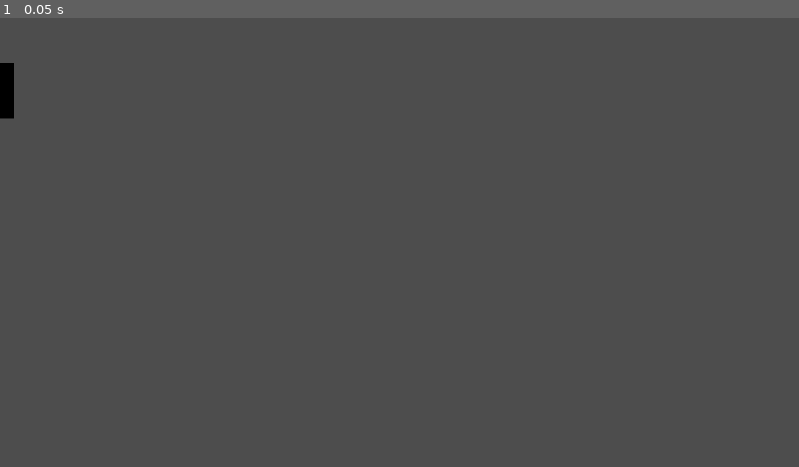
Above: before the commit, frame 1.
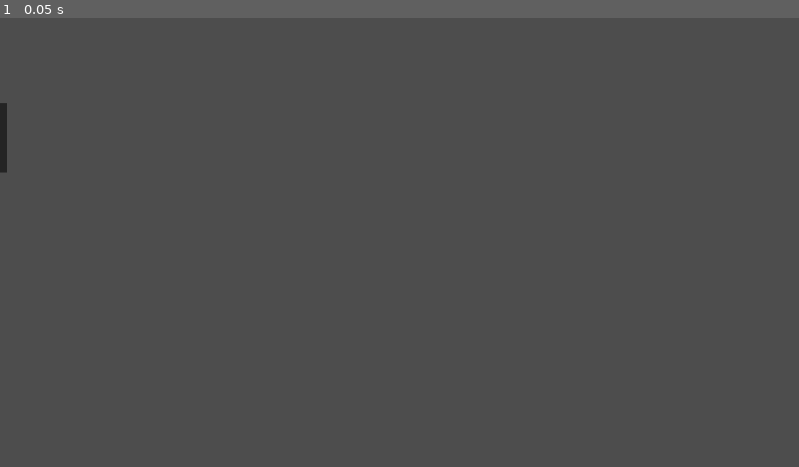
Above: after the commit, the same moment.

Repository: cgsdev0/giggle-groove
Game: Godot game, scene res://main.tscn
Same seed, same stepped clock (60 frames per second), same inputs: the game is played once before the commit and once after it.
Inputs:
- Up to frame 1 (0.05 s): no input

The runs differ from the first frame. In frame 1, 0.3% of the frame differs, in the area x 0-2%, y 10-35%.
Error before the commit: Cannot call method 'get_length' on a null value. (res://not_joke.gd:18)
Error after the commit: Cannot call method 'get_length' on a null value. (res://not_joke.gd:21)

Commit message:
is this gameplay?

Diff:
--- a/main.tscn
+++ b/main.tscn
@@ -1,5 +1,6 @@
-[gd_scene load_steps=3 format=3 uid="uid://ssg014ypuveb"]
+[gd_scene load_steps=4 format=3 uid="uid://ssg014ypuveb"]
 
+[ext_resource type="Theme" uid="uid://cma485vc1b1ab" path="res://joke.theme" id="1_agnvs"]
 [ext_resource type="Script" path="res://not_joke.gd" id="1_c476h"]
 [ext_resource type="Resource" uid="uid://cmg0kr0heauom" path="res://jokes/chicken.txt" id="2_1ln6f"]
 
@@ -9,24 +10,12 @@
 layout_mode = 3
 anchor_top = 0.151235
 anchor_right = 1.0
-anchor_bottom = 1.0
+anchor_bottom = 0.395062
 grow_horizontal = 2
 grow_vertical = 2
+theme = ExtResource("1_agnvs")
 script = ExtResource("1_c476h")
 joke = ExtResource("2_1ln6f")
-metadata/_edit_use_anchors_ = true
-
-[node name="Cursor" type="Control" parent="Control"]
-anchors_preset = 0
-offset_top = -33.0
-offset_right = 40.0
-offset_bottom = 40.0
-
-[node name="Bar" type="ColorRect" parent="Control/Cursor"]
-layout_mode = 0
-offset_right = 20.0
-offset_bottom = 80.0
-color = Color(0, 0, 0, 1)
 metadata/_edit_use_anchors_ = true
 
 [node name="AudioStreamPlayer" type="AudioStreamPlayer" parent="Control"]
@@ -38,3 +27,17 @@
 anchor_bottom = 1.0
 grow_horizontal = 2
 grow_vertical = 2
+
+[node name="Cursor" type="Control" parent="Control"]
+layout_mode = 1
+anchors_preset = 9
+anchor_bottom = 1.0
+grow_vertical = 2
+
+[node name="Bar" type="ColorRect" parent="Control/Cursor"]
+layout_mode = 0
+offset_left = -10.0
+offset_top = 25.0
+offset_right = 10.0
+offset_bottom = 125.0
+color = Color(0, 0, 0, 0.533333)
--- a/not_joke.gd
+++ b/not_joke.gd
@@ -11,25 +11,39 @@
 		$Words.remove_child(child)
 		child.queue_free()
 
+	var shift = 0
+	var last_anchor_right = 0.0
 	for label in joke.labels:
 		var p = Panel.new()
 		p.set_script(JokeWord)
 		p.controller = self
+		p.label = label
 		p.anchor_left = label.start / joke.audio.get_length()
-		p.anchor_right = 1 # label.end / joke.audio.get_length()
+		p.anchor_right = label.end / joke.audio.get_length()
+		if (p.anchor_left < last_anchor_right || randf_range(1.0, 100.0) < 50.0):
+			shift = (shift + 1) % 2
+		p.row = shift
+		p.anchor_top = 0.1 + shift * 0.3
+		p.anchor_bottom = 0.4 + shift * 0.3
 		var l = RichTextLabel.new()
+		l.autowrap_mode = TextServer.AUTOWRAP_OFF
 		l.fit_content = true
 		l.scroll_active = false
 		l.layout_mode = 1
 		l.anchors_preset = Control.LayoutPreset.PRESET_FULL_RECT
 		l.bbcode_enabled = true
-		var text = "[color=red]" + label.label[0] + "[/color]" + label.label.substr(1)
-		l.text = text
 		p.add_child(l)
 		$Words.add_child(p)
+		last_anchor_right = p.anchor_right
 	$AudioStreamPlayer.stream = joke.audio
+	await get_tree().create_timer(1.0).timeout
 	$AudioStreamPlayer.play()
 
+func _unhandled_key_input(event):
+	if event.is_action_pressed("row0"):
+		print("MISCLICK")
+	if event.is_action_pressed("row1"):
+		print("MISCLICK")
 
 func get_progress():
 	return $AudioStreamPlayer.get_playback_position() / joke.audio.get_length()
--- a/project.godot
+++ b/project.godot
@@ -20,6 +20,23 @@
 
 enabled=PackedStringArray("res://addons/label_importer/plugin.cfg")
 
+[input]
+
+row0={
+"deadzone": 0.5,
+"events": [Object(InputEventKey,"resource_local_to_scene":false,"resource_name":"","device":-1,"window_id":0,"alt_pressed":false,"shift_pressed":false,"ctrl_pressed":false,"meta_pressed":false,"pressed":false,"keycode":0,"physical_keycode":90,"key_label":0,"unicode":122,"echo":false,"script":null)
+, Object(InputEventKey,"resource_local_to_scene":false,"resource_name":"","device":-1,"window_id":0,"alt_pressed":false,"shift_pressed":false,"ctrl_pressed":false,"meta_pressed":false,"pressed":false,"keycode":0,"physical_keycode":49,"key_label":0,"unicode":49,"echo":false,"script":null)
+, Object(InputEventKey,"resource_local_to_scene":false,"resource_name":"","device":-1,"window_id":0,"alt_pressed":false,"shift_pressed":false,"ctrl_pressed":false,"meta_pressed":false,"pressed":false,"keycode":0,"physical_keycode":65,"key_label":0,"unicode":97,"echo":false,"script":null)
+]
+}
+row1={
+"deadzone": 0.5,
+"events": [Object(InputEventKey,"resource_local_to_scene":false,"resource_name":"","device":-1,"window_id":0,"alt_pressed":false,"shift_pressed":false,"ctrl_pressed":false,"meta_pressed":false,"pressed":false,"keycode":0,"physical_keycode":88,"key_label":0,"unicode":120,"echo":false,"script":null)
+, Object(InputEventKey,"resource_local_to_scene":false,"resource_name":"","device":-1,"window_id":0,"alt_pressed":false,"shift_pressed":false,"ctrl_pressed":false,"meta_pressed":false,"pressed":false,"keycode":0,"physical_keycode":50,"key_label":0,"unicode":50,"echo":false,"script":null)
+, Object(InputEventKey,"resource_local_to_scene":false,"resource_name":"","device":-1,"window_id":0,"alt_pressed":false,"shift_pressed":false,"ctrl_pressed":false,"meta_pressed":false,"pressed":false,"keycode":0,"physical_keycode":68,"key_label":0,"unicode":100,"echo":false,"script":null)
+]
+}
+
 [rendering]
 
 renderer/rendering_method="gl_compatibility"
--- a/scripts/joke_word.gd
+++ b/scripts/joke_word.gd
@@ -2,12 +2,62 @@
 
 
 var controller: JokeController
+var label: AudioLabel
+
+var highlighted = false
+var row = 0
+var string_size
+var hit = false
+var missed = false
 # Called when the node enters the scene tree for the first time.
 func _ready():
-	pass # Replace with function body.
+	var l = get_child(0)
+	string_size = l.get_theme_font("font").get_string_size(label.label, HORIZONTAL_ALIGNMENT_LEFT, -1, l.get_theme_font_size("font_size"))
+	var initial_size = anchor_right - anchor_left
+	var min_size = (string_size.x + 16) / controller.get_rect().size.x
+	if min_size > initial_size:
+		anchor_right = anchor_left + min_size
 
+	default_text()
 
-# Called every frame. 'delta' is the elapsed time since the previous frame.
+func default_text():
+	var text = label.label # "[color=red]" + label.label[0] + "[/color]" + label.label.substr(1)
+	get_child(0).text = text
+
+func highlight_text():
+	var text = "[color=yellow]" + label.label + "[/color]"
+	get_child(0).text = text
+
+const SLOP = 0.01
+func _input(event):
+	if get_viewport().is_input_handled():
+		return
+	# input handler for hitting the right key
+	if controller.get_progress() > anchor_left - SLOP && controller.get_progress() < anchor_right + SLOP:
+		if event.is_action_pressed("row" + str(row)) && !hit && !missed:
+			get_viewport().set_input_as_handled()
+			hit = true
+			theme_type_variation = "HitJoke"
+			return
+
+	if controller.get_progress() > anchor_left + SLOP && controller.get_progress() < anchor_right - SLOP:
+		# Check if the wrong key was hit; this overrides a success
+		if event.is_action_pressed("row" + str((row + 1) % 2)) || (event.is_action_pressed("row" + str(row)) && hit):
+			hit = false
+			missed = true
+			theme_type_variation = "MissedJoke"
+
 func _process(delta):
-	if controller.get_progress() > anchor_left:
-		get_child(0).text = ""
+
+	if controller.get_progress() > anchor_left && controller.get_progress() < anchor_right:
+		# Highlight when cursor over
+		if !highlighted && !hit:
+			highlighted = true
+			highlight_text()
+
+	# unhiglight after cursor leaves
+	if controller.get_progress() > anchor_right && highlighted:
+		if !hit:
+			theme_type_variation = "MissedJoke"
+		highlighted = false
+		default_text()
Binary file added: joke.theme
